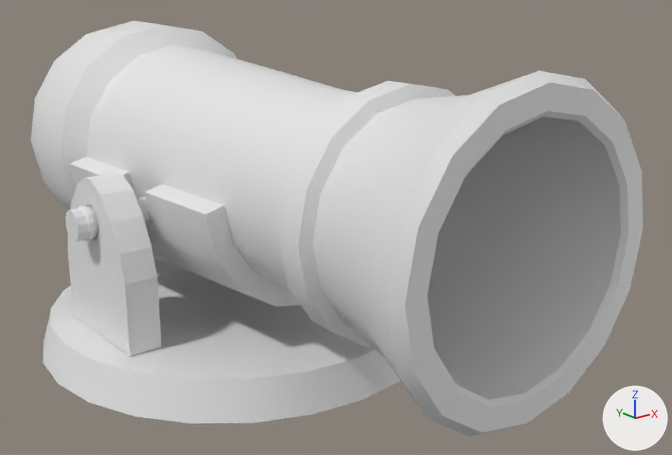
A saved change to the Blender file cannon_stylized.blend.
Both versions are drawn from a camera (50 mm lens) standing at (-1.64, -2.6, 1.34) and looking at (0.17, -0.34, 0.43). Every picture has the same lights, and +X, +Y and +Z are marked at lower right.
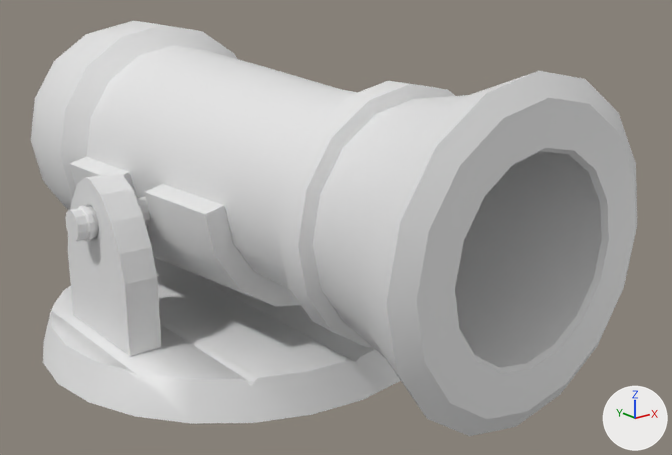
Where the change shows, as pixel boxes [x1, y1, x2, y2] in the pictures (672 x 455 px; the box of a moved part takes in the faces that stretch with it):
```json
{"object": "Cylinder.001", "change": "reshaped", "before": [31, 21, 643, 436], "after": [31, 21, 637, 436]}
{"part": 1, "of": "me_cylinder", "change": "built on", "before": [50, 304, 360, 405], "after": [50, 304, 360, 405]}
{"part": 2, "of": "me_cylinder_001", "change": "moved or reshaped", "before": [386, 71, 643, 436], "after": [386, 71, 637, 436]}
```

Edits to the scene script, one JSON object a line:
```json
{"block": "me_cylinder", "where": "# used by ob_cylinder; location = (0.0, 0.0, -0.001)"}
{"op": "remove", "block": "me_cylinder", "code": "me_cylinder.from_pydata(...)  # 48 vertices, 36 faces; spans x -0.675..0.675, y -0.675..0.675, z 0.005..0.126"}
{"op": "add", "block": "me_cylinder", "code": "me_cylinder.from_pydata(...)  # 78 vertices, 66 faces; spans x -0.675..0.675, y -0.675..0.675, z 0.005..0.126"}
{"block": "me_cylinder", "change": "me_cylinder part 1"}
{"block": "me_cylinder", "change": "10 vertices are removed from x -0.553..0.553, y -0.638..0.638, z 0.126"}
{"block": "me_cylinder", "change": "32 faces are deleted"}
{"block": "me_cylinder", "change": "40 vertices are added at x -0.573..0.573, y -0.644..0.644, z 0.107..0.126"}
{"block": "me_cylinder", "change": "62 new faces join them"}
{"block": "me_cylinder_001", "where": "me_cylinder_001.from_pydata(...)  # 320 vertices, 320 faces; spans x -0.44..0.44, y -0.44..0.44, z -0.87..1.39"}
{"block": "me_cylinder_001", "where": "# used by ob_cylinder_001; location = (0.002, 0.095, 0.611); rotation_euler = (1.571, 0.0, 0.0), in degrees (90, 0, 0)"}
{"block": "me_cylinder_001", "change": "me_cylinder_001 part 2: 64 of 320 vertices moved; they spanned x -0.42..0.42, y -0.42..0.42, z 0.53..1.39 and now span x -0.39..0.39, y -0.39..0.39, z 0.53..1.39; mean shift (0.0, 0.0, 0.0); largest move (0.0, -0.36, 1.39) -> (0.0, -0.27, 1.39)"}
```
